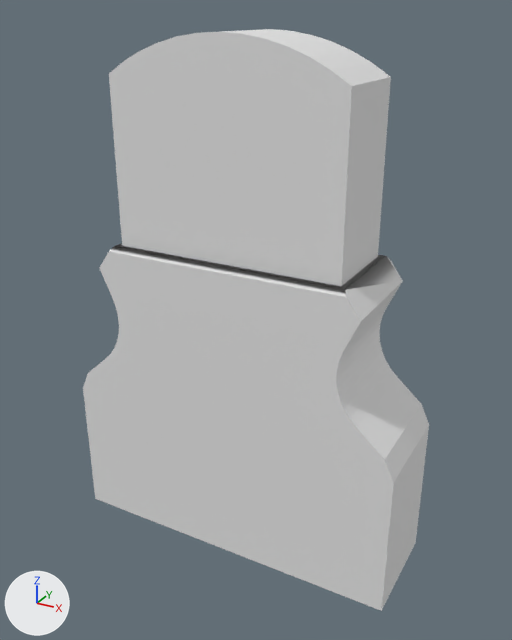
The OBJ model src/main/resources/assets/graves/models/block/headstone.obj, before and after one commit.
The view is the same before and after, from a 50 mm lens placed at (1.319, -1.584, 1.361), pointed at (0.523, -0.137, 0.638). Arrows for +X, +Y and +Z are at lower left; the lights stay in place. Where no turn or scale is listed for an object, it has been applied to the vertices. Vertices at the same position are counted once.

Before the edit, the objects in view are built like this:
```python
me_model_model_001 = bpy.data.meshes.new('Model_Model.001')
me_model_model_001.from_pydata(...)  # 218 vertices, 433 faces; spans x 0.045..0.955, y -0.279..0.0, z 0.0..1.318
# faces by material slot: [228, 205]
me_model_model_001.materials.append(mat_box)  # its picture is missing
me_model_model_001.materials.append(mat_headstone)  # its picture is missing
ob_model_model_001 = bpy.data.objects.new('Model_Model.001', me_model_model_001)
ob_model_model_001.location = (0.0, 0.0, 0.0)
```
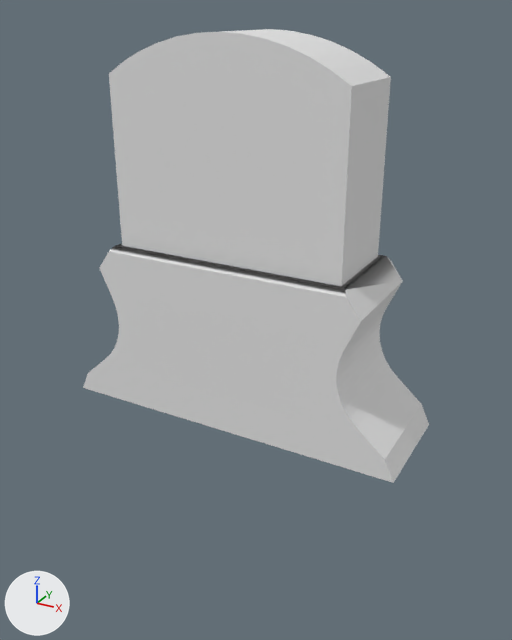
The newer file is also turned or shifted as a whole; pictures and numbers use the older file's frame.

Boxes (x1, y1, x2, y2) around the edits, measured in the pictures (512 x 640 px):
'Model_Model.001', reshaped (22% shorter): before (83, 29, 429, 611); after (83, 29, 429, 483)
part 1 of me_model_model_001, cut back: before (83, 341, 429, 611); after (83, 341, 393, 483)

What the commit changed:
me_model_model_001 is used by ob_model_model_001.
me_model_model_001 had 218 vertices, 433 faces and spanned x 0.045..0.955, y -0.279..0.0, z 0.0..1.318.
me_model_model_001 now has 221 vertices, 426 faces and spans x 0.045..0.955, y -0.279..0.0, z 0.383..1.318.
Part 1, on me_model_model_001:
4 vertices are removed from x 0.045..0.955, y -0.279..0.0, z 0.0.
16 faces are deleted.
7 vertices are added at x 0.118..0.882, y -0.279, z 0.383.
9 new faces join them, mat_headstone (its picture is missing).
